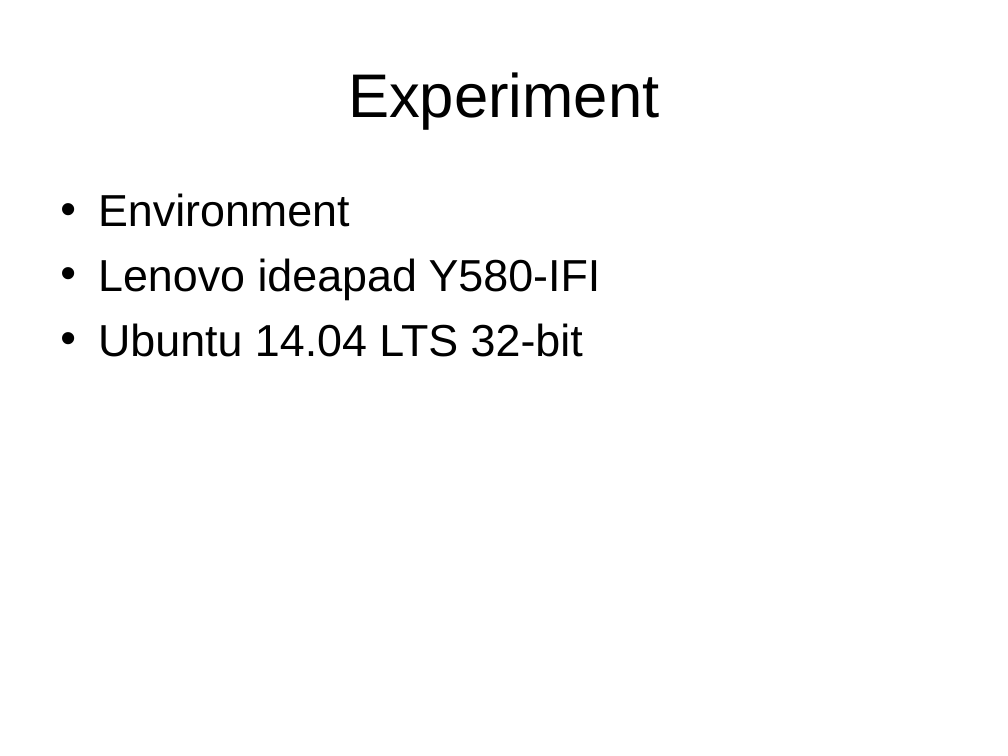
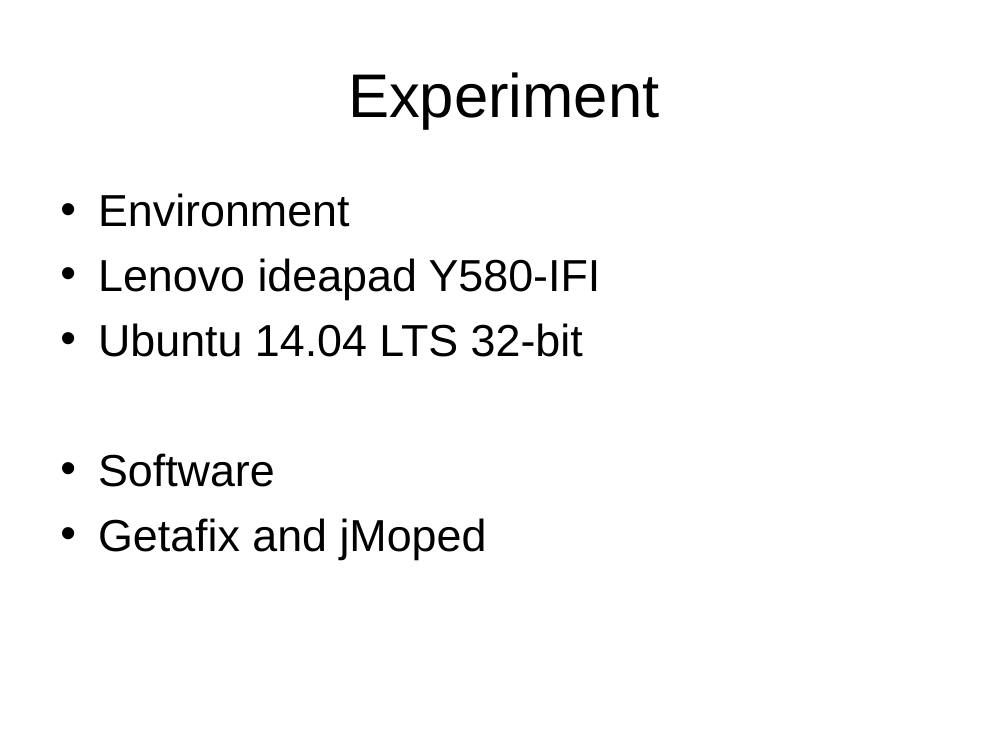
Before and after one commit to chenjiia/Thesis, a slide deck: slide 18 of thesis_presentation/presentation.ppt (slide 16 before the commit). Drawn at 1008x756 pixels with LibreOffice and Linux fonts; fonts in the diff are those of the drawing. Boxes give left, top, right and bottom in pixels: in the first picture for what was removed or moved away, otherwise in the second. Text is boxed around its words. In the diff, an @@ line names an element or a change of style, - is before the commit and + after.

```diff
--- a/thesis_presentation/presentation.ppt
+++ b/thesis_presentation/presentation.ppt
@@ text at (98,453,487,560): paragraphs added @@
+• Software
+• Getafix and jMoped
```
Also in this commit, not shown: 2 other slides changed, 10 slides added, 4 slides removed, 3 other files.
